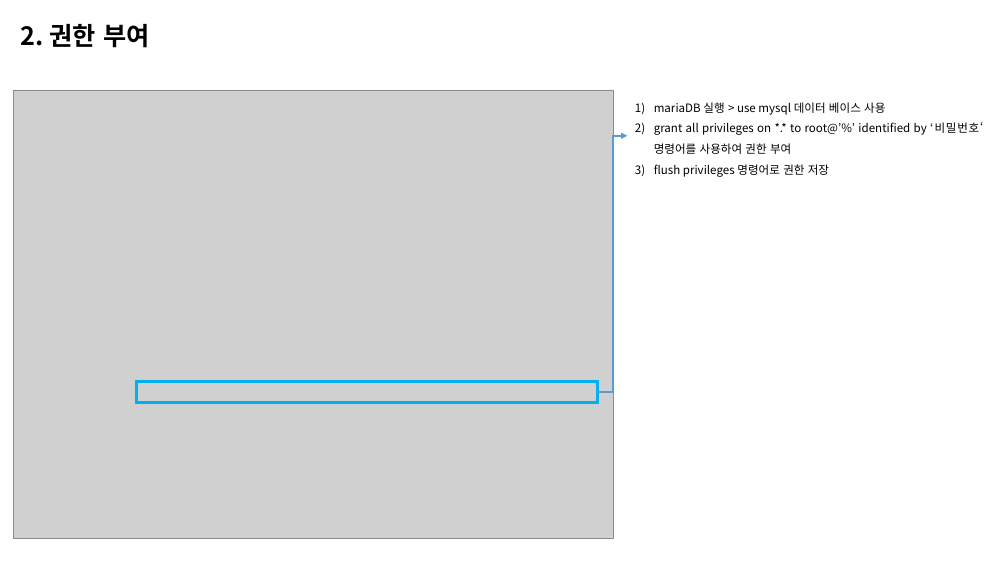
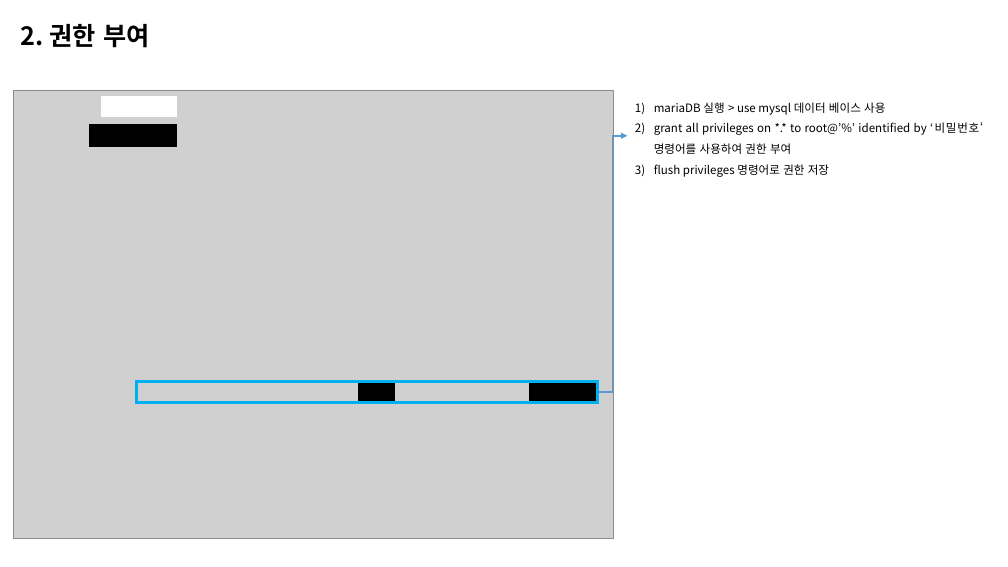
Before and after one commit to junni3h/insummnia, a slide deck: slide 5 of docs/마리아DB 정리.pptx. Drawn at 1008x567 pixels with LibreOffice and Linux fonts; fonts in the diff are those of the drawing; grey boxes stand for pictures. Boxes give left, top, right and bottom in pixels: in the first picture for what was removed or moved away, otherwise in the second. Text is boxed around its words. In the diff, an @@ line names an element or a change of style, - is before the commit and + after.

```diff
--- a/docs/마리아DB 정리.pptx
+++ b/docs/마리아DB 정리.pptx
@@ rectangle added at (102, 97, 177, 116), fill #FFFFFF, outline #FFFFFF 1 pt @@
@@ rectangle added at (90, 125, 177, 147), fill #000000, outline #000000 1 pt @@
@@ rectangle added at (358, 381, 394, 403), fill #000000, outline #000000 1 pt @@
@@ rectangle added at (530, 382, 597, 402), fill #000000, outline #000000 1 pt @@
```
Also in this commit, not shown: 2 other slides changed, 38 other files.
